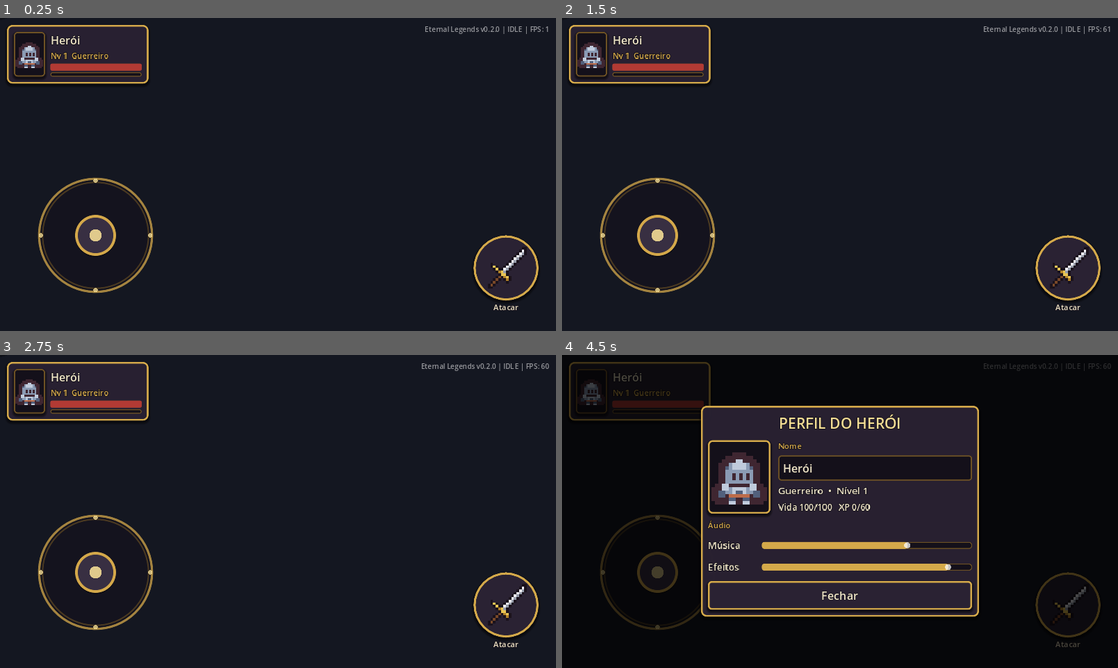
Above: before the commit, frames 1-4 (two rows, left to right).
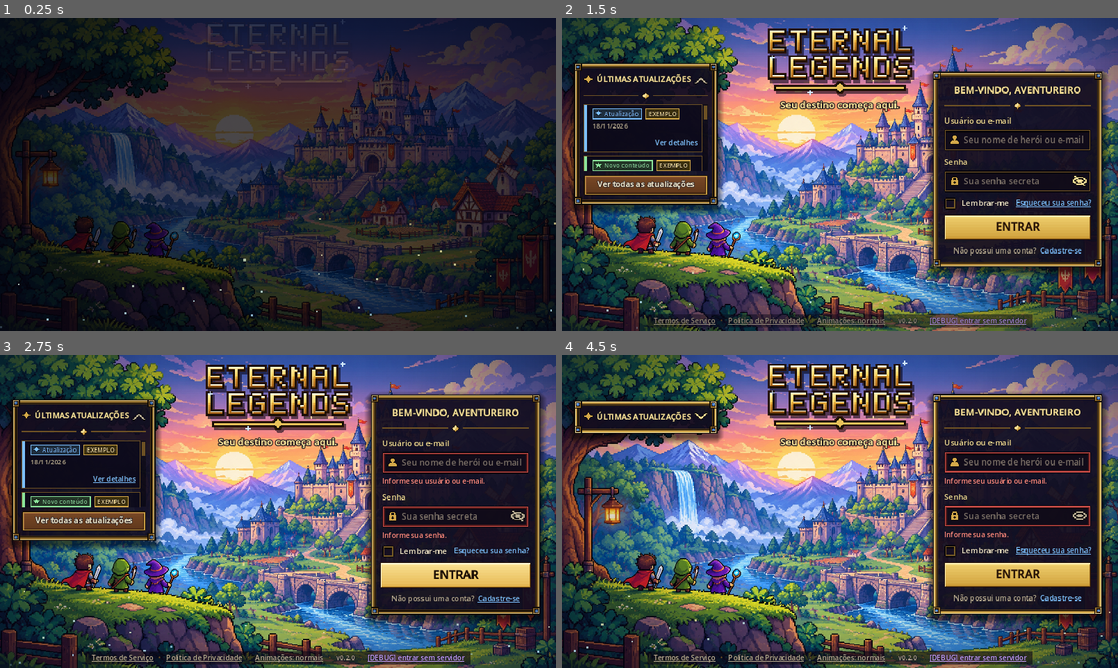
Above: after the commit, the same moments.

Repository: Astelee/eternal-legends-3d.
Game: Godot game, scene res://scenes/main/main.tscn
Two runs of this game, one before a commit and one after it. Both use one fixed random seed, a clock stepped at 60 frames per second and the inputs below. This scene is started directly instead of the project's main scene.
Inputs (mouse positions are in pixels of both pictures, inside the frame that each line leads up to):
- Up to frame 1 (0.25 s): no input
- Up to frame 2 (1.5 s): click (1067, 268) at 0.52 s; click (1079, 180) at 1.27 s
- Up to frame 3 (2.75 s): click (455, 564) at 2 s, where only the run after the commit has a clickable "ENTRAR"
- Up to frame 4 (4.5 s): click (1017, 574) at 2.75 s, where only the run after the commit has a clickable "ENTRAR"; click (1079, 514) at 3.52 s; click (701, 417) at 4.27 s

The runs differ from the first frame. In frame 1, 47% of the frame differs, in the area x 0-100%, y 0-100%; in frame 2, 73%; in frame 3, 71%; in frame 4, 86%.
Error before the commit: Invalid access to property or key 'class_selected' on a base object of type 'Control (Hud)'. (res://scripts/main/main.gd:32)

Commit message:
Atualizar o main.gd

Diff:
--- a/scripts/main/main.gd
+++ b/scripts/main/main.gd
@@ -24,12 +24,16 @@
 
 
 func _ready() -> void:
+	# O mundo só abre com a classe confirmada pela conta (ou entrada de debug).
+	if not Game.class_confirmed:
+		set_process(false)
+		get_tree().change_scene_to_file.call_deferred("res://scenes/login/login_screen.tscn")
+		return
 	_player.joystick = _joystick
 	_player.set_character_frame(Game.class_frame)
 
 	_hud.attack_pressed.connect(_player.attack)
 	_hud.revive_pressed.connect(_on_revive_pressed)
-	_hud.class_selected.connect(_player.set_character_frame)
 	_hud.profile_opened.connect(_joystick.reset_input)
 
 	_player.hp_changed.connect(_hud.set_hp)
